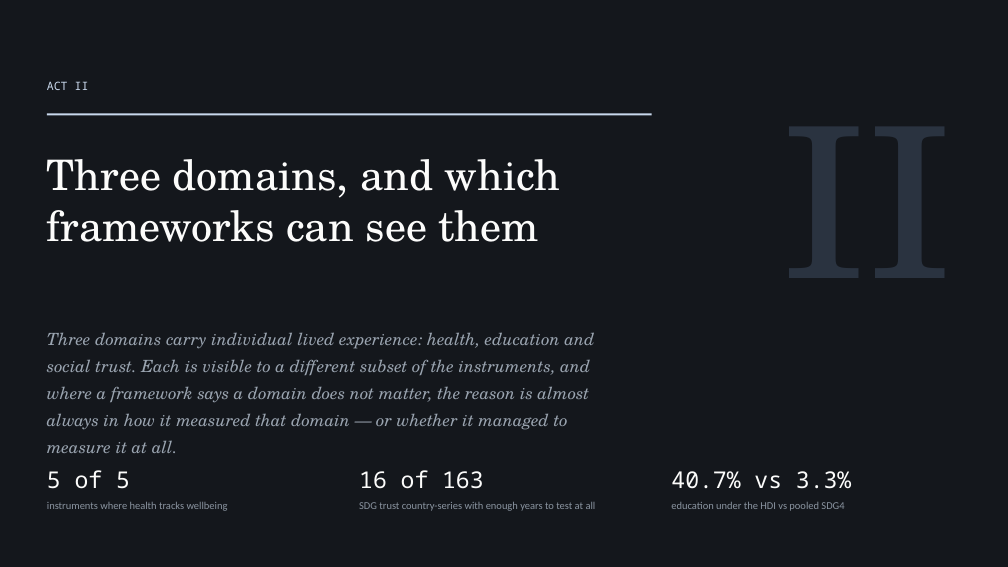
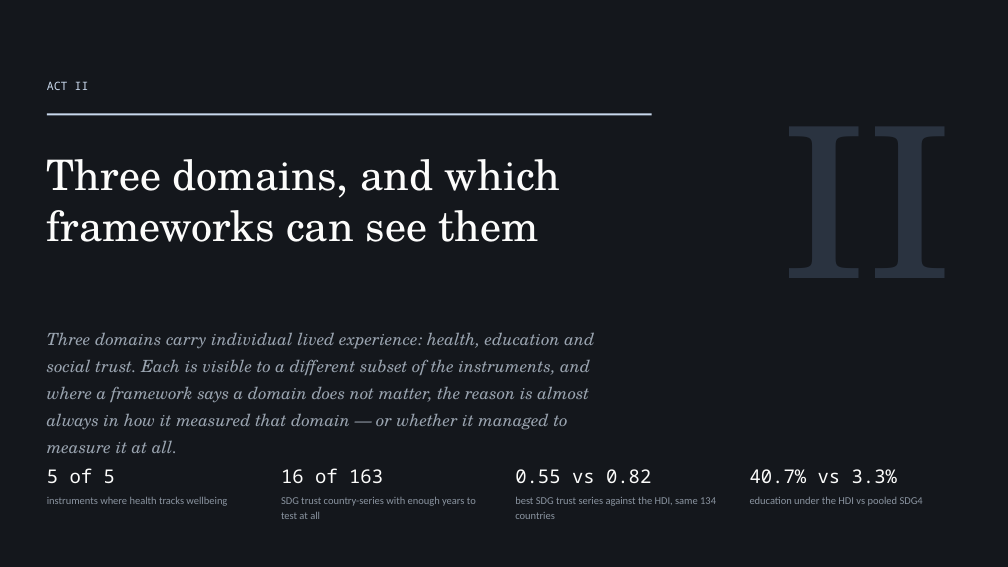
Before and after one commit to cwejnert/HDI-Happiness, a slide deck: slide 10 of deck/Measured_Where_It_Varies.pptx. Drawn at 1008x567 pixels with LibreOffice and Linux fonts; fonts in the diff are those of the drawing. Boxes give left, top, right and bottom in pixels: in the first picture for what was removed or moved away, otherwise in the second. Text is boxed around its words. In the diff, an @@ line names an element or a change of style, - is before the commit and + after.

```diff
--- a/deck/Measured_Where_It_Varies.pptx
+++ b/deck/Measured_Where_It_Varies.pptx
@@ text at [47, 468, 115, 483]: size 22 to 18 pt in "5 of 5" @@
@@ text at [281, 468, 383, 483]: size 22 to 18 pt in "16 of 163" @@
@@ text "16 of 163": place and size @@
-text "16 of 163" at [359, 470, 596, 511]
+text "16 of 163" at [281, 468, 476, 519]
@@ text added at [515, 469, 716, 519], 10 pt, text #8A94A0 @@
+0.55 vs 0.82
+best SDG trust series against the HDI, same 134 countries
@@ text "40.7% vs 3.3%": place and size @@
-text "40.7% vs 3.3%" at [671, 471, 851, 511]
+text "40.7% vs 3.3%" at [750, 469, 923, 506]
@@ text at [750, 469, 897, 483]: size 22 to 18 pt in "40.7% vs 3.3%" @@
```
Also in this commit, not shown: 6 other slides changed, 2 slides added, 10 other files.
